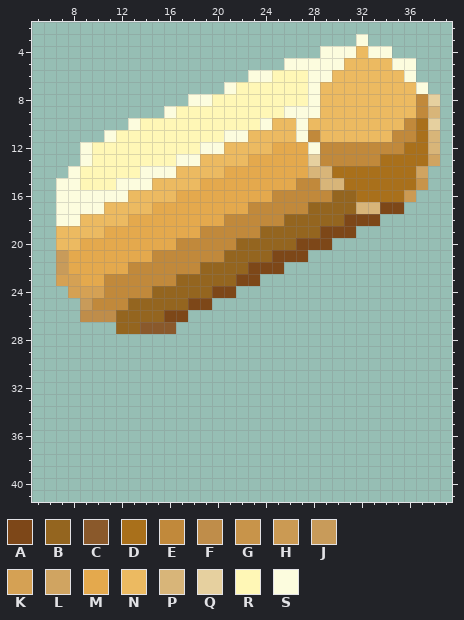
Two versions of one pixel-art file, Drawings/AseDrawings/hammerUpgrade3.aseprite. Above: the version before the commit.
44x44 pixels, 1 frame. Shown: x 5..39, y 2..41.
Palette (. is transparent): A #7d4718  B #94651f  C #8a592b  D #a9701b  E #c1893b  F #bf8d4a  G #c8944a  H #cb9a53  J #c89b5a  K #d5a154  L #d0a461  M #e4a94d  N #ecba61  P #d8b579  Q #e6d09f  R #fff7b6  S #fcfcde
Pixels before, first column x 7:
 3 .........................S......
 4 ......................SSSNSS....
 5 ...................SSSSSNNNNSS..
 6 ................SSRRRSSNNNNNNS..
 7 ..............SRRRRRRSNNNNNNNNS.
 8 ...........SSRRRRRRRRSNNNNNNNNEQ
 9 .........SRRRRRRRRRSSSNNNNNNNNEP
10 ......SRRRRRRRRRRSNNSNNNNNNNNEDQ
11 ....SRRRRRRRRRSSNNNNSENNNNNNEEDP
12 ..SRRRRRRRRRSSNNNNMMMSEEEEEEEDDP
13 ..SRRRRRRRSSNNNNMMMMMQEEEEEDDDDL
14 .SRRRRRSSSNNNNMMMMMMMPPDDDDDDDL.
15 SSRRRSSSNNNNMMMMMMMMEEPPDDDDDDG.
16 SSSSSSNNNNMMMMMMMMEEEEEBBDDDDH..
17 SSSSNNNNMMMMMMMMEEEEEBBBBPPAA...
18 SSNNNNMMMMMMMMEEEEEBBBBBAAA.....
19 NNNNMMMMMMMMEEEEEBBBBBAAA.......
20 NNMMMMMMMMEEEEEBBBBBAAA.........
21 JMMMMMMMEEEEEEBBBBAAA...........
22 JMMMMMEEEEEEBBBBAAA.............
23 KKMMEEEEEEBBBBBAA...............
24 .KKKEEEEBBBBBAA.................
25 ..JEEEBBBBBAA...................
26 ..FFFBBBBAA.....................
27 .....BBCCC......................
Once edited:
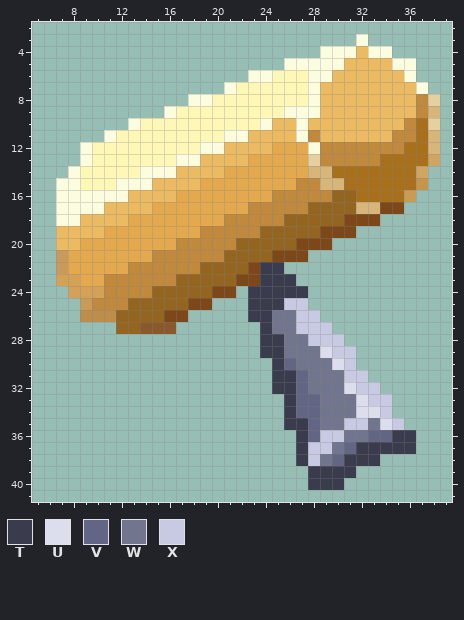
Colours new in this view: T #3a3c4e  U #dcdeee  V #626584  W #72758e  X #c8cae3
From the commit log: Added the hammer upgrades images + started working on the plant growing
Change:
Changed rows in their new state; - is an unchanged pixel.
first column x 23:
22 -TT-----------
23 -TTT----------
24 TTTTT---------
25 TTTXX---------
26 TTWWXX--------
27 -TWWXXX-------
28 -TTWWXXX------
29 -TTWWWUXX-----
30 --TVWWWUX-----
31 --TTVWWWXX----
32 --TTVWWWUXX---
33 ---TVVWWWUXX--
34 ---TVVWWWUUX--
35 ---TTVWWXXWUX-
36 ----TVXXWWVVTT
37 ----TXXWVTTTTT
38 ----TXWVTTT---
39 -----TTTT-----
40 -----TTT------
Boxes around the changes in both pictures, in picture pixels (x1, y1, x2, y2):
changed: (248, 262, 416, 490)
